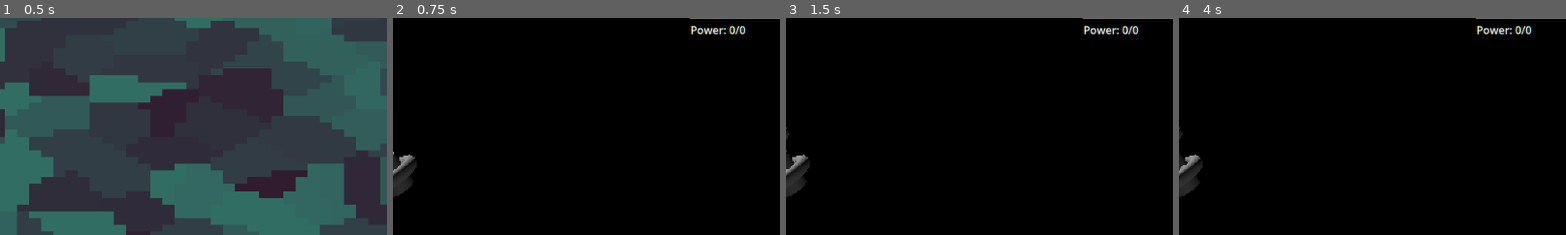
Above: before the commit, frames 1-4 (left to right).
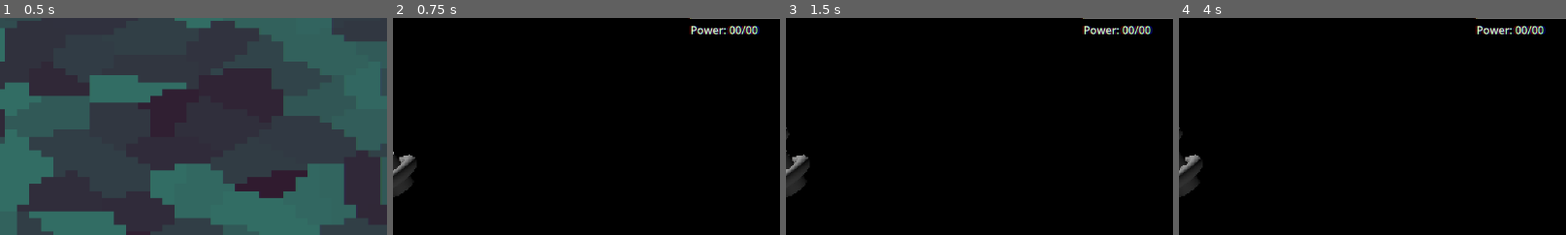
Above: after the commit, the same moments.

Repository: pjimenez1502/SpaceBoard
Game: Godot game, scene res://Components/Game/GAME.tscn
Same seed, same stepped clock (60 frames per second), same inputs: the game is played once before the commit and once after it.
Inputs (mouse positions are % of the whole screen's width and height, from its top left):
- Up to frame 1 (0.5 s): no input
- Up to frame 2 (0.75 s): click "Start" at 0.5 s
- Up to frame 3 (1.5 s): click (3, 10) at 1.25 s
- Up to frame 4 (4 s): click (3, 24) at 2 s; click (8, 24) at 2.75 s; click (3, 37) at 3.52 s
The pictures show only the part of the screen within x 50-100%, y 14-64%; the shares and areas given below are measured in that part.

Frame 1 is identical in both runs. In frame 2, 0.3% of the frame differs, in the area x 87-95%, y 3-8%; in frame 3, 0.3%; in frame 4, 0.3%.

Commit message:
Power refactored

Diff:
--- a/Components/Station/Station Components/Attachments/power_reactor.gd
+++ b/Components/Station/Station Components/Attachments/power_reactor.gd
@@ -1,9 +1,27 @@
 extends StationAttachment
 
 @export var power: int = 40
+@onready var refuel_check_timer: Timer = %RefuelCheckTimer
+@onready var power_generation_timer: Timer = %PowerGenerationTimer
+
+var working: bool = false
 
 func on_build() -> void:
-	ResourceDirector.update_value("power", power)
+	check_refuel()
 
 func on_shutdown() -> void:
-	ResourceDirector.update_value("power", -power)
+	generating_power(false)
+
+func check_refuel() -> void:
+	generating_power(ResourceDirector.check_cost({"reactor_fuel": 1}))
+
+func generating_power(value: bool) -> void:
+	working = value
+	var generated_power: int = power if working else 0
+	ResourceDirector.update_power_gen(attachment_id, generated_power)
+	print("REACTOR %d is generating %d power" % [attachment_id, generated_power])
+
+func start_refuel_check() -> void:
+	refuel_check_timer.start(5)
+func start_power_gen() -> void:
+	power_generation_timer.start(200)
--- a/Components/Station/Station Components/Attachments/power_reactor.tscn
+++ b/Components/Station/Station Components/Attachments/power_reactor.tscn
@@ -51,3 +51,15 @@
 visible = false
 mesh = SubResource("SphereMesh_8hcu0")
 skeleton = NodePath("../..")
+
+[node name="Timers" type="Node" parent="."]
+
+[node name="RefuelCheckTimer" type="Timer" parent="Timers"]
+unique_name_in_owner = true
+wait_time = 5.0
+one_shot = true
+
+[node name="PowerGenerationTimer" type="Timer" parent="Timers"]
+unique_name_in_owner = true
+wait_time = 200.0
+one_shot = true
--- a/Components/Station/Station Components/station_attatchment.gd
+++ b/Components/Station/Station Components/station_attatchment.gd
@@ -6,6 +6,7 @@
 @onready var lvl_2: MeshInstance3D = $Mesh/Levels/lvl_2
 @onready var lvl_3: MeshInstance3D = $Mesh/Levels/lvl_3
 
+var attachment_id: int
 var attachment_slot: int
 var attatchment_level: int = 1
 
--- a/Components/Station/debug_resources.gd
+++ b/Components/Station/debug_resources.gd
@@ -8,6 +8,7 @@
 
 func _ready() -> void:
 	ResourceDirector.RESOURCES_UPDATE.connect(update_debug_resources)
+	ResourceDirector.POWER_UPDATE.connect(update_power)
 	GameDirector.SIMSPEED_UPDATE.connect(update_simspeed)
 	request_update()
 
@@ -16,9 +17,16 @@
 		credits.text = "Credits: %d" % resources["credits"]
 	if resources.has("scrap"):
 		scrap.text = "Scrap: %d" % resources["scrap"]
-	if resources.has("power") or resources.has("used_power"):
-		power.text = "Power: %d/%d" % [resources["used_power"], resources["power"]]
-	print(resources)
+
+	#print(resources)
+
+func sum(accum: int, number: int) -> int:
+	return accum + number
+func update_power(power_data: Dictionary) -> void:
+	var power_generated: int = power_data["sources"].values().reduce(sum, 0)
+	var power_used: int = power_data["uses"].values().reduce(sum, 0)
+
+	power.text = "Power: %d/%d" % [power_used, power_generated]
 
 func update_simspeed(simspeed: int) -> void:
 	sim_speed.text = "Speed: %dX" % simspeed
--- a/Components/_Global/Resource_Director.gd
+++ b/Components/_Global/Resource_Director.gd
@@ -1,11 +1,13 @@
 extends Node
 
 signal RESOURCES_UPDATE
+signal POWER_UPDATE
 
 var resources: Dictionary[String, int] = {
 	"credits": 0,
-	"power": 0,
-	"used_power": 0,
+	"reactor_fuel": 0,
+	#"power": 0,
+	#"used_power": 0,
 	#"scrap": 0,
 	#"alloy": 0,
 	#"fuel": 0,
@@ -17,11 +19,15 @@
 	#"water": 0,
 }
 
+var power_sources: Dictionary
+var power_uses: Dictionary
+
 func set_starting_resource_values() -> void:
 	resources = {
 		"credits": 100,
-		"power": 0,
-		"used_power": 0,
+		"reactor_fuel": 5,
+		#"power": 0,
+		#"used_power": 0,
 		#"scrap": 100,
 		#"alloy": 10,
 		#"fuel": 100,
@@ -51,7 +57,6 @@
 	resources[resource] = value
 	send_resource_update()
 
-
 func check_cost(cost: Dictionary, cost_multiplier: int = 1) -> bool:
 	for resource: String in cost:
 		if !update_value(resource, -cost[resource]):
@@ -65,5 +70,11 @@
 		update_value(resource, last_bought[resource])
 
 
+func update_power_gen(id: int, value: int) -> void:
+	power_sources[id] = value
+	send_power_update()
+
 func send_resource_update() -> void:
 	RESOURCES_UPDATE.emit(resources)
+func send_power_update() -> void:
+	POWER_UPDATE.emit({"sources": power_sources, "uses": power_uses})
--- a/Components/_Global/Station_Director.gd
+++ b/Components/_Global/Station_Director.gd
@@ -28,11 +28,14 @@
 	ResourceDirector.refund_last()
 	show_slot_buttons(false)
 
+var last_attachment_id : int = 1
 func build_attachment(ring: int, slot: int) -> void:
 	var new_attachment : StationAttachment = selected_attachment_data.scene.instantiate()
 	station.add_child(new_attachment)
 	new_attachment.position = Vector3.UP * ring * RING_HEIGHT
 	new_attachment.rotation = Vector3.UP * deg_to_rad(90 * slot)
+	new_attachment.attachment_id = last_attachment_id
+	last_attachment_id += 1
 
 	new_attachment.on_build()
 	show_slot_buttons(false)
